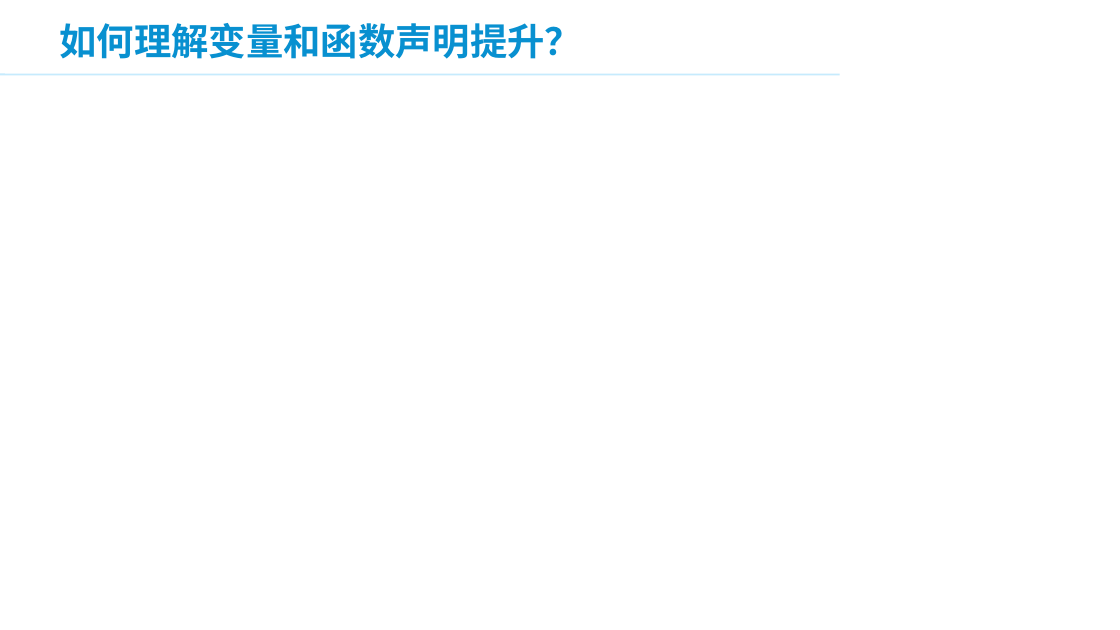
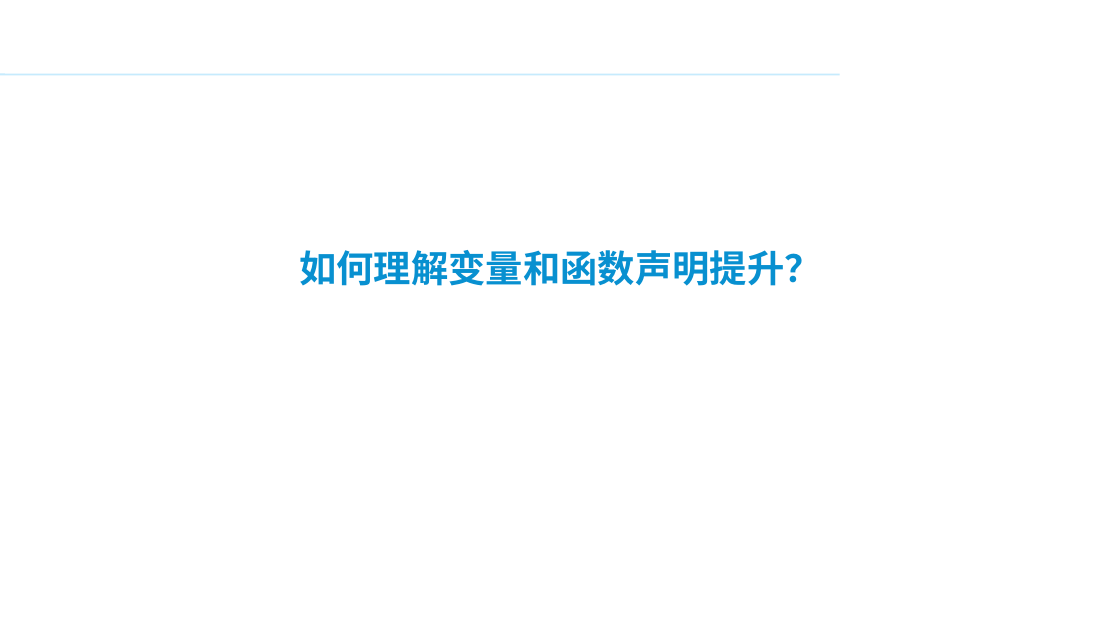
Before and after one commit to panxuepeng/javascript, a slide deck: slide 8 of ppt/JavaScript 高级部分.ppt (slide 10 before the commit). Drawn at 1120x630 pixels with LibreOffice and Linux fonts; fonts in the diff are those of the drawing; background and template pictures are left out. Boxes give left, top, right and bottom in pixels: in the first picture for what was removed or moved away, otherwise in the second. Text is boxed around its words. In the diff, an @@ line names an element or a change of style, - is before the commit and + after.

Commit message:
ppt

```diff
--- a/ppt/JavaScript 高级部分.ppt
+++ b/ppt/JavaScript 高级部分.ppt
@@ title "如何理解变量和函数声明提升？": place and size @@
-title "如何理解变量和函数声明提升？" at bbox=[60, 23, 583, 59]
+title "如何理解变量和函数声明提升？" at bbox=[299, 250, 822, 286]
@@ title "如何理解变量和函数声明提升？" at bbox=[299, 250, 822, 286]: alignment left to centre @@
```
Also in this commit, not shown: 35 slides added, 3 other files.
